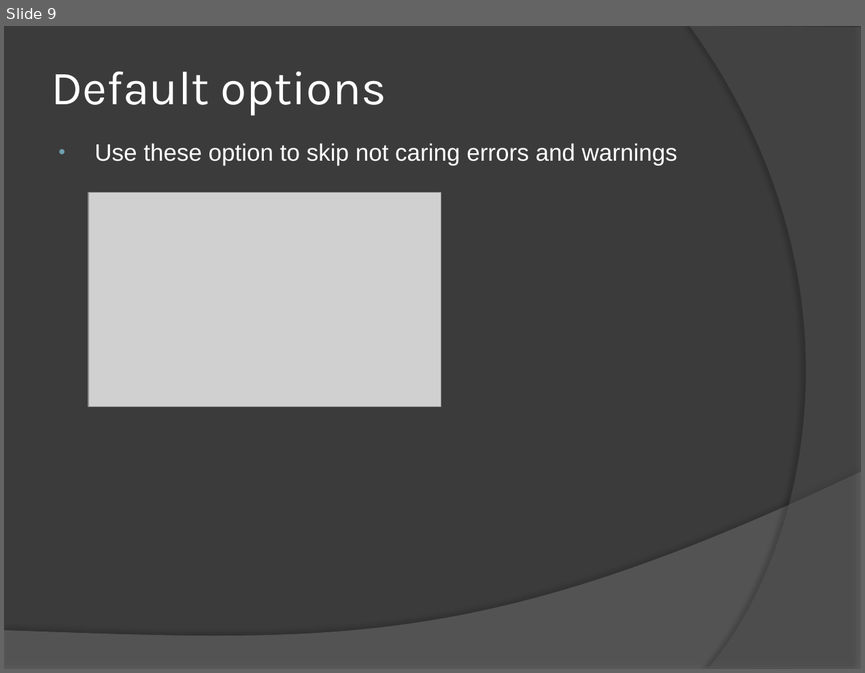
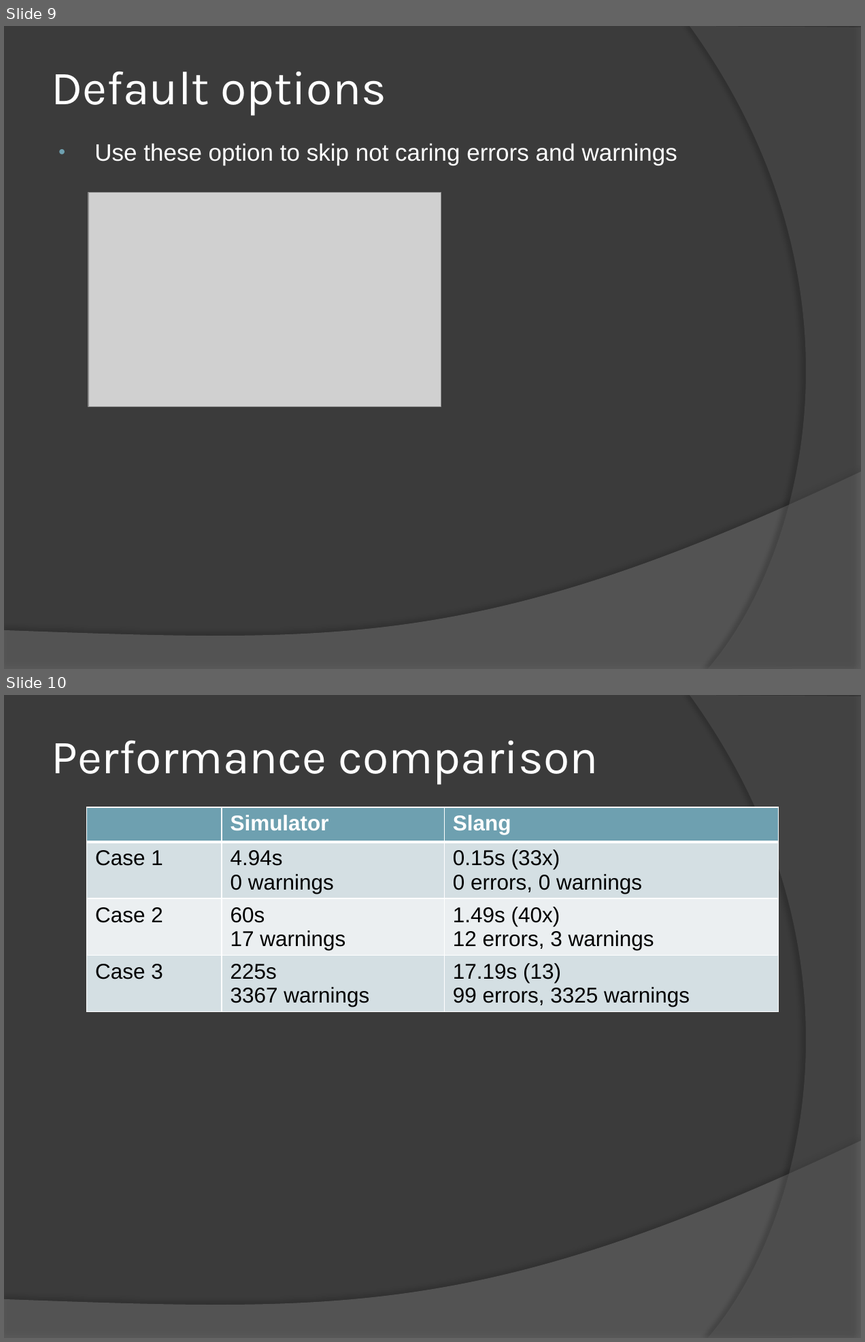
Before and after one commit to LiuChenHsiung/misc, a slide deck: SystemVerilog parser Introduction.pptx. Shown one above the other, each under a label of ours: slide 9 before the commit, slides 9 and 10 after it. The pictures are 865x673 and 865x1342 pixels, drawn with LibreOffice and Linux fonts; fonts in the diff are those of the drawing; grey boxes stand for pictures. Boxes give left, top, right and bottom in pixels: in the first picture for what was removed or moved away, otherwise in the second. Text is boxed around its words. In the diff, an @@ line names an element or a change of style, - is before the commit and + after.

```diff
--- a/SystemVerilog parser Introduction.pptx
+++ b/SystemVerilog parser Introduction.pptx
@@ slide 10 added at [4,695,861,1338], background #3B3B3B; not listed: 2 template elements that a slide beside it also shows @@
@@ title added at [51,740,598,785], 40 pt, text #FFFFFF @@
+Performance comparison
@@ table added at [86,807,778,1022], 4 rows, 3 columns @@
+ | Simulator | Slang
+Case 1 | 4.94s 0 warnings | 0.15s (33x) 0 errors, 0 warnings
+Case 2 | 60s 17 warnings | 1.49s (40x) 12 errors, 3 warnings
+Case 3 | 225s / 3367 warnings | 17.19s (13) / 99 errors, 3325 warnings
```
